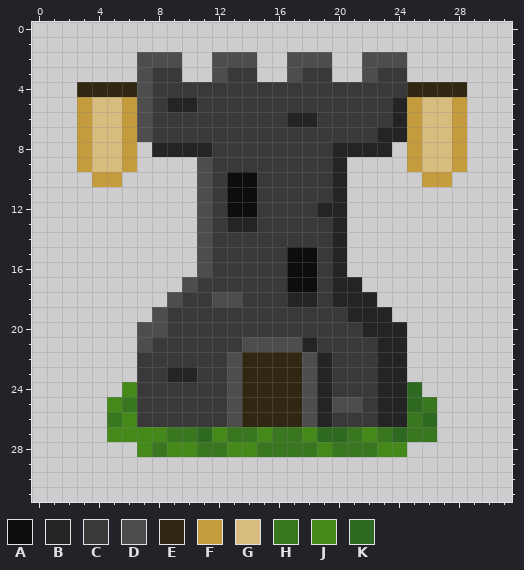
Pixel-art sprite -- Assets/Sprites/TowerOffence.png. Above is the file before it was changed.
The file is 32x32 pixels.
Palette (. is transparent): A #0d0d0d  B #242424  C #393939  D #4d4d4d  E #302713  F #c49b3d  G #d8bc7d  H #38771f  J #44891a  K #2e6921
Pixels before, first column x 3:
 2 ....DDD..DDD..DDD..DDD....
 3 ....DCC..DCC..DCC..DCC....
 4 EEEEDCCCCCCCCCCCCCCCCCEEEE
 5 FGGFDCBBCCCCCCCCCCCCCBFGGF
 6 FGGFDCCCCCCCCCBBCCCCCBFGGF
 7 FGGFDCCCCCCCCCCCCCCCBBFGGF
 8 FGGF.BBBBCCCCCCCCBBBB.FGGF
 9 FGGF....DCCCCCCCCB....FGGF
10 .FF.....DCAACCCCCB.....FF.
11 ........DCAACCCCCB........
12 ........DCAACCCCBB........
13 ........DCBBCCCCCB........
14 ........DCCCCCCCCB........
15 ........DCCCCCAACB........
16 ........DCCCCCAACB........
17 .......DCCCCCCAACBB.......
18 ......DCCDDCCCBBCBBB......
19 .....DCCCCCCCCCCCCBBB.....
20 ....DDCCCCCCCCCCCCCBBB....
21 ....DCCCCCCDDDDBCCCCBB....
22 ....CCCCCCDEEEEDBCCCBB....
23 ....CCBBCCDEEEEDBCCCBB....
24 ...JCCCCCCDEEEEDBCCCBBK...
25 ..JHCCCCCCDEEEEDBDDCBBKH..
26 ..HJCCCCCCDEEEEDBCCCBBHK..
27 ..JJJJHHKJHHJHHJKKHJHKHH..
28 ....JHJJHHJJHHHHJHHHJJ....
After the commit:
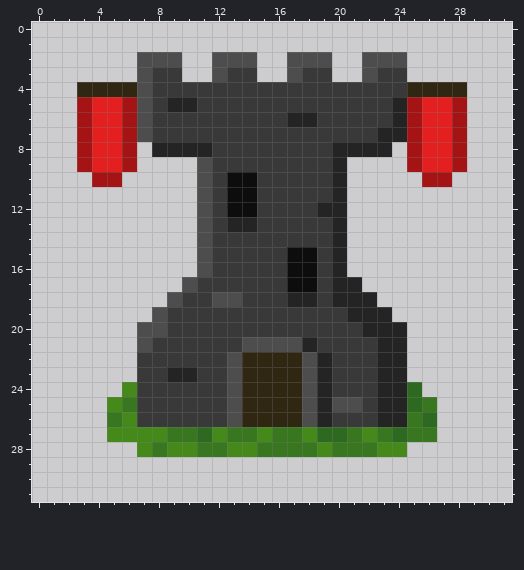
Difference:
colour F: #c49b3d -> #a51414
colour G: #d8bc7d -> #e41f1f
Pixel boxes of the changes (left, top, right, bottom) in both pictures:
changed: (77, 97, 137, 187)
changed: (407, 97, 467, 187)
